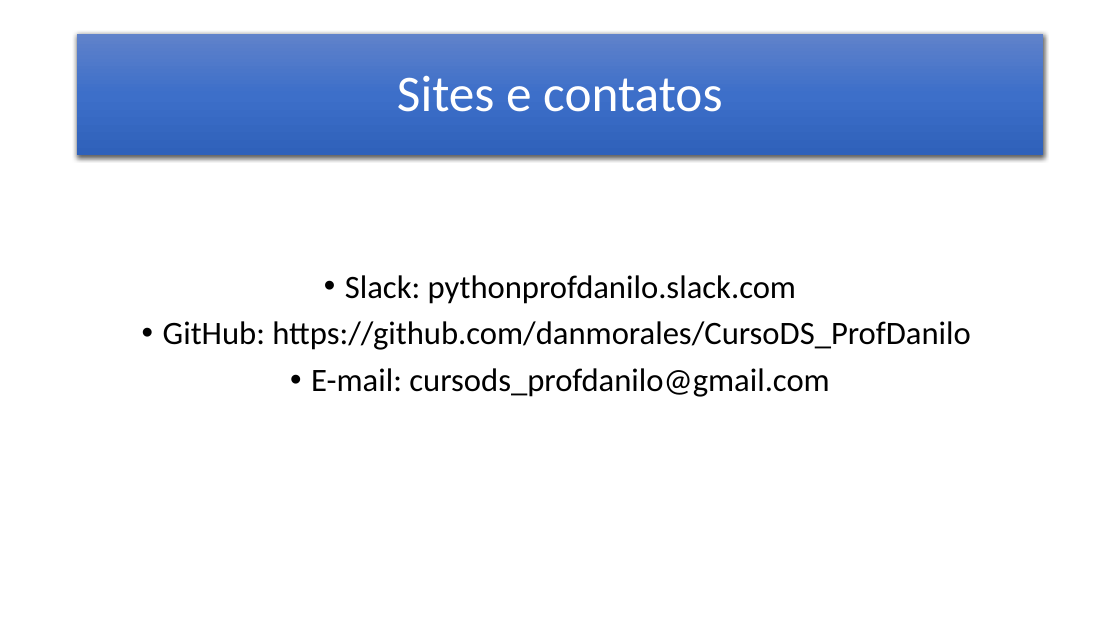
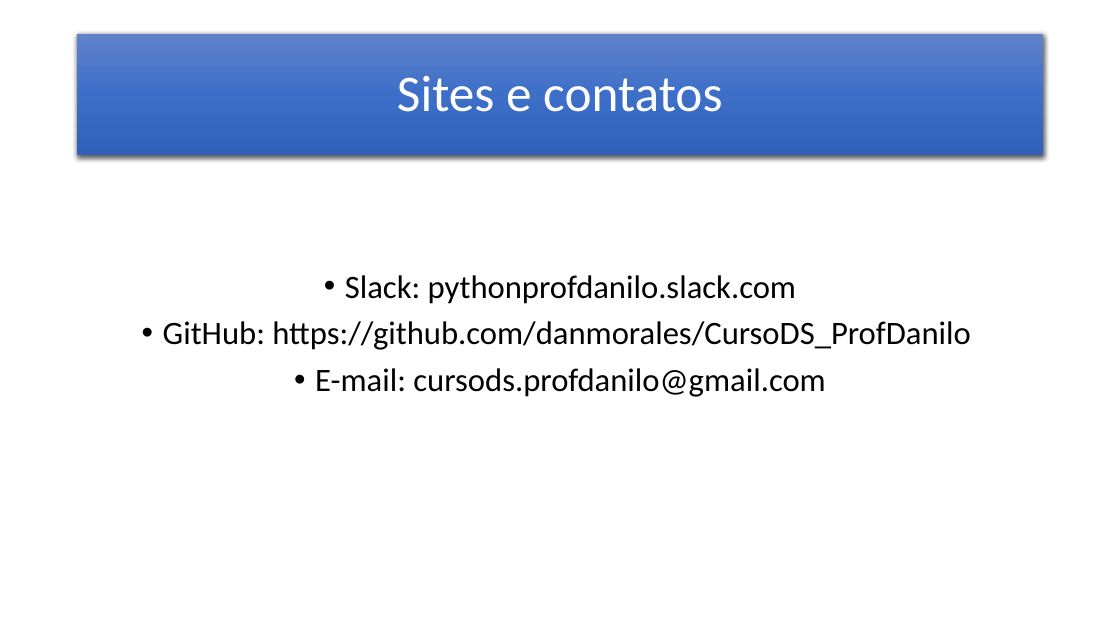
Before and after one commit to danmorales/CursoDS_ProfDanilo, a slide deck: slide 2 of NumPy/NumPy.pptx. Drawn at 1120x630 pixels with LibreOffice and Linux fonts; fonts in the diff are those of the drawing. Boxes give left, top, right and bottom in pixels: in the first picture for what was removed or moved away, otherwise in the second. Text is boxed around its words. In the diff, an @@ line names an element or a change of style, - is before the commit and + after.

```diff
--- a/NumPy/NumPy.pptx
+++ b/NumPy/NumPy.pptx
@@ text at box(315, 368, 825, 397): text changed @@
-• E-mail: cursods_profdanilo@gmail.com
+• E-mail: cursods.profdanilo@gmail.com
```
Also in this commit, not shown: 6 other files.
